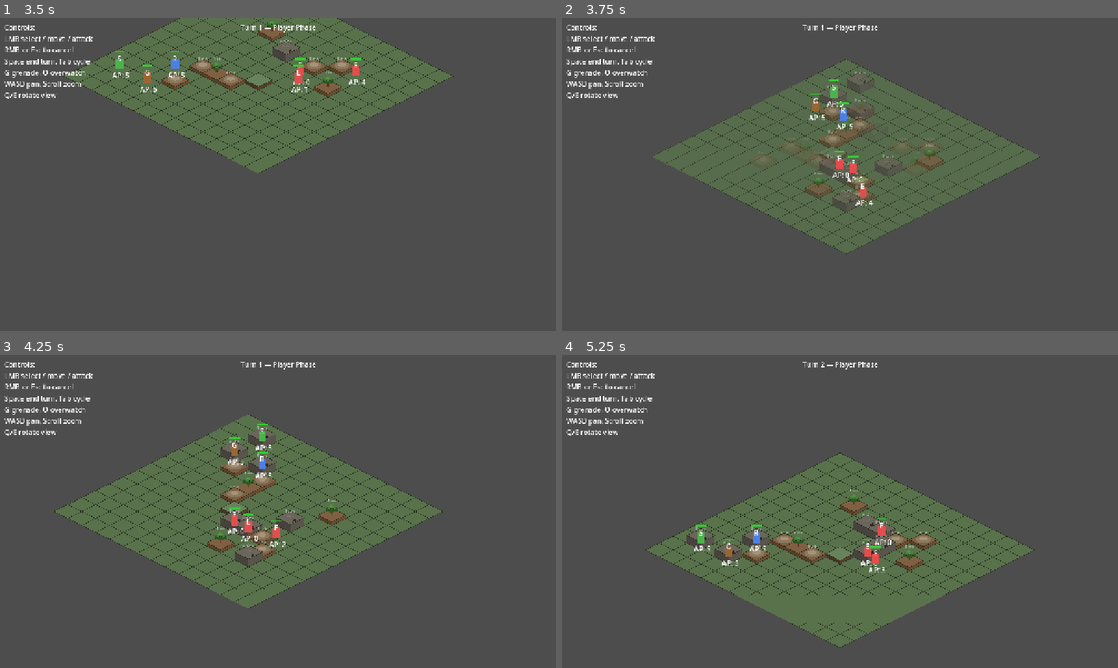
Above: before the commit, frames 1-4 (two rows, left to right).
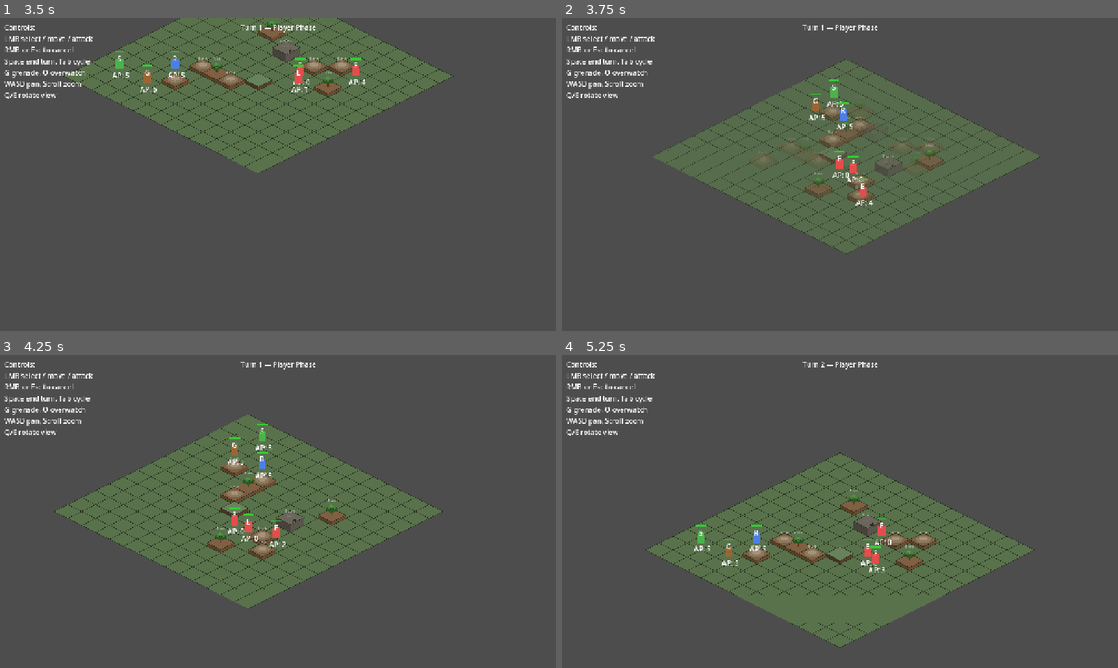
Above: after the commit, the same moments.

Repository: Fenyn/Gamestorming
Game: Godot game, scene res://main/main.tscn
Same seed, same stepped clock (60 frames per second), same inputs: the game is played once before the commit and once after it.
Inputs (mouse positions are in pixels of both pictures, inside the frame that each line leads up to):
- Up to frame 1 (3.5 s): click "New Game" at 0.5 s; tap Enter at 1.25 s; move the mouse to (400, 158) at 1.27 s; hold D 1.28-2 s; tap Tab at 1.35 s; click (400, 158) at 1.42 s; tap Space at 1.52, 3.02 s; click "End Turn (3 ready)" at 2 s; move the mouse to (255, 77) at 2.77 s; hold S from 2.78 s (still down); tap G at 2.85 s; click (255, 77) at 2.92 s
- Up to frame 2 (3.75 s): move the mouse to (890, 21) at 3.52 s; release S at 3.53 s; hold D from 3.53 s (still down); tap Q at 3.6 s; click (890, 21) at 3.67 s
- Up to frame 3 (4.25 s): keep holding D
- Up to frame 4 (5.25 s): move the mouse to (990, 511) at 4.27 s; release D at 4.28 s; hold W 4.28-5 s; tap E at 4.35 s; click (990, 511) at 4.42 s; tap Space at 4.52 s; click "End Turn (3 ready)" at 5 s

Frame 1 is identical in both runs. In frame 2, 0.5% of the frame differs, in the area x 46-56%, y 16-62%; in frame 3, 0.8%, in the area x 39-50%, y 22-68%; in frame 4, 0.7%.

Commit message:
fix tile spawn

Diff:
--- a/war-tactics/globals/grid.gd
+++ b/war-tactics/globals/grid.gd
@@ -17,12 +17,14 @@
 var _astar: AStarGrid2D
 var _elevation: Dictionary = {}
 var _cover_tiles: Dictionary = {}
+var _structural_solids: Dictionary = {}
 
 
 func setup_from_level(level: LevelData) -> void:
 	_grid_size = level.grid_size
 	_elevation.clear()
 	_cover_tiles.clear()
+	_structural_solids.clear()
 
 	_astar = AStarGrid2D.new()
 	_astar.region = Rect2i(Vector2i.ZERO, _grid_size)
@@ -35,6 +37,7 @@
 
 	for tile: Vector2i in level.solid_tiles:
 		_astar.set_point_solid(tile, true)
+		_structural_solids[tile] = true
 
 	for tile: Vector2i in level.cover_tiles:
 		_astar.set_point_solid(tile, true)
@@ -115,7 +118,7 @@
 
 
 func is_solid_obstacle(tile: Vector2i) -> bool:
-	return is_in_bounds(tile) and _astar.is_point_solid(tile) and not _cover_tiles.has(tile)
+	return _structural_solids.has(tile)
 
 
 func get_tile_info(tile: Vector2i) -> Dictionary:
Not shown, added: war-tactics/base/base_screen.gd.uid
Not shown, added: war-tactics/battle/medal/medal.gd.uid
Not shown, added: war-tactics/battle/medal/medal_factory.gd.uid
Not shown, added: war-tactics/map/map_screen.gd.uid
Not shown, added: war-tactics/scripts/constants.gd.uid
Not shown, added: war-tactics/scripts/medal_data.gd.uid
Not shown, added: war-tactics/scripts/unit_run_data.gd.uid
